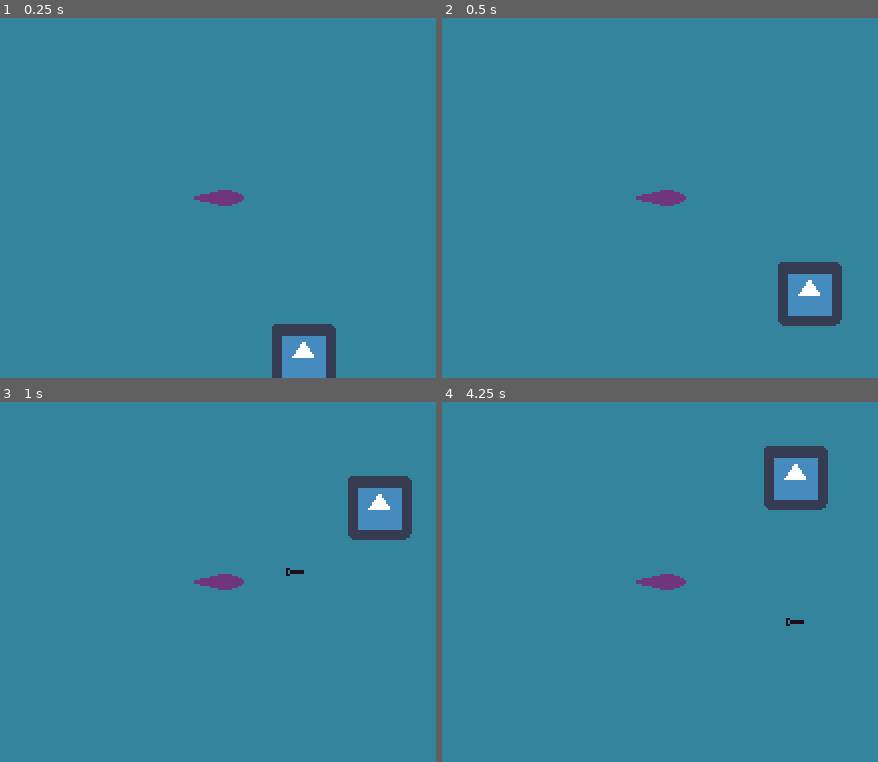
Above: before the commit, frames 1-4 (two rows, left to right).
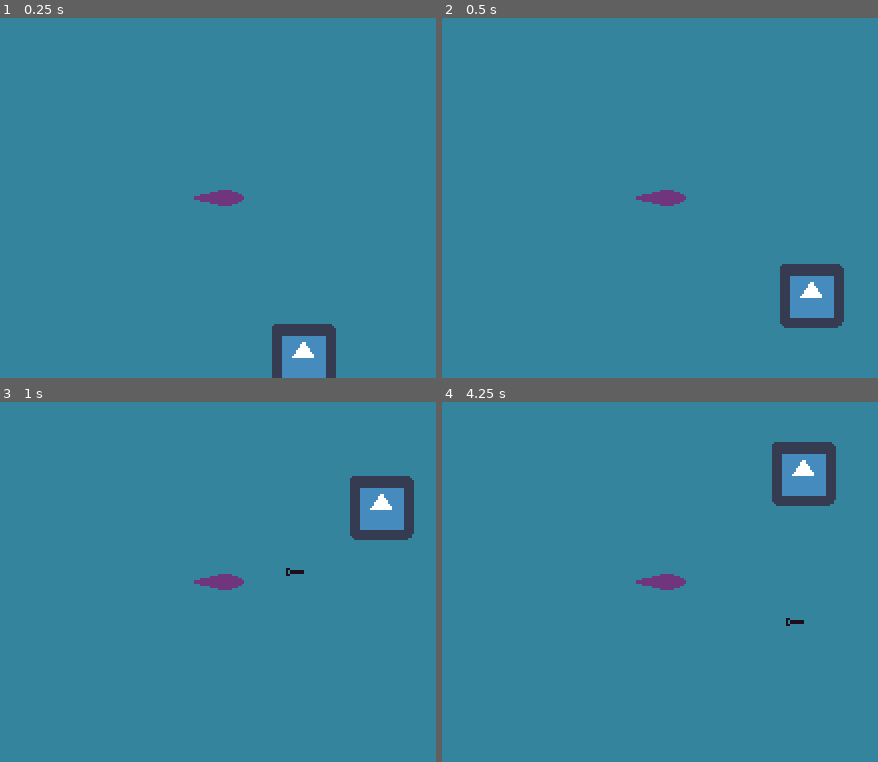
Above: after the commit, the same moments.

Repository: Scribble-Sheep/Shipgame
Game: Godot game, scene res://World.tscn
Two runs of this game, one before a commit and one after it. Both use one fixed random seed, a clock stepped at 60 frames per second and the inputs below. The engine's default icon, where the game draws it, is replaced by a stand-in: a white triangle on a blue panel in a dark square.
Inputs (mouse positions are in pixels of both pictures, inside the frame that each line leads up to):
- Up to frame 1 (0.25 s): no input
- Up to frame 2 (0.5 s): no input
- Up to frame 3 (1 s): move the mouse to (357, 564) at 0.52 s; click (357, 564) at 0.6 s
- Up to frame 4 (4.25 s): move the mouse to (533, 600) at 1.27 s; click (533, 600) at 1.35 s; move the mouse to (725, 502) at 2.02 s; click (725, 502) at 2.1 s; move the mouse to (629, 654) at 2.77 s; click (629, 654) at 2.85 s; move the mouse to (851, 636) at 3.52 s; click (851, 636) at 3.6 s

Frame 1 is identical in both runs. In frame 2, 0.6% of the frame differs, in the area x 77-93%, y 67-87%; in frame 3, 0.3%; in frame 4, 1.7%, in the area x 73-91%, y 11-30%.

Commit message:
WIP refactor debugtarget code
Start moving to functions for changing speed/distance.
Start setting up debugtarget's code to be usable as an
abstract class.

Diff:
--- a/Code/DebugTarget.gd
+++ b/Code/DebugTarget.gd
@@ -8,4 +8,10 @@
 func _process(delta):
 	d += delta
 	position = Vector2(sin(d * speed) * radius,cos(d*speed) * radius)
-	radius -= 1 *delta
+	#radius -= 1 *delta
+
+func change_speed():
+	pass
+
+func change_distance():
+	pass
